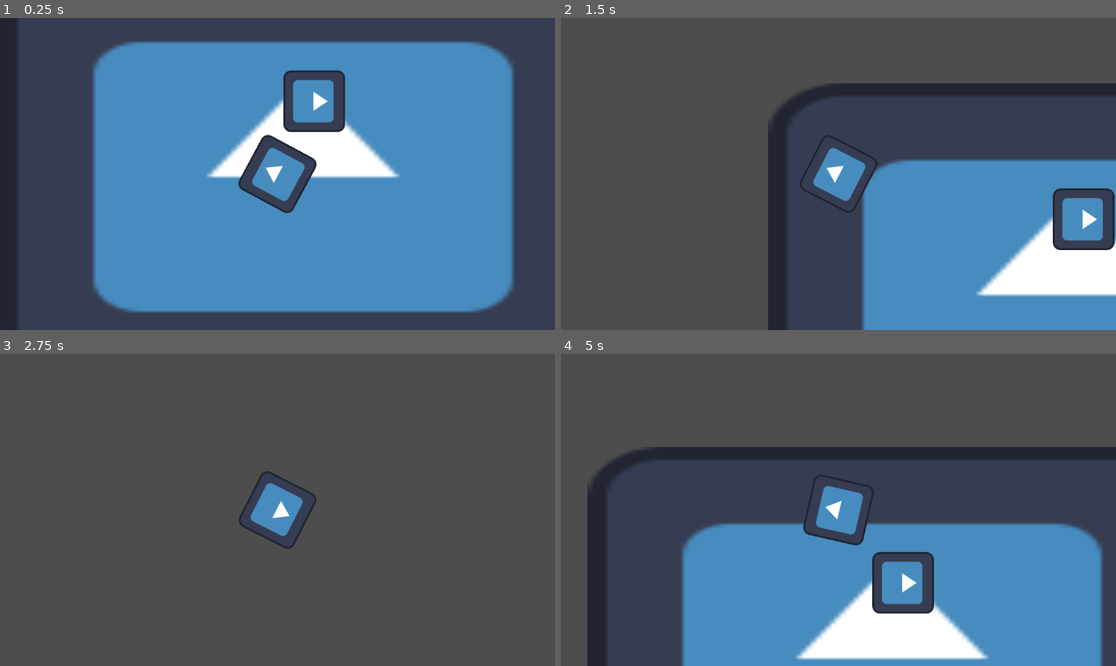
Above: before the commit, frames 1-4 (two rows, left to right).
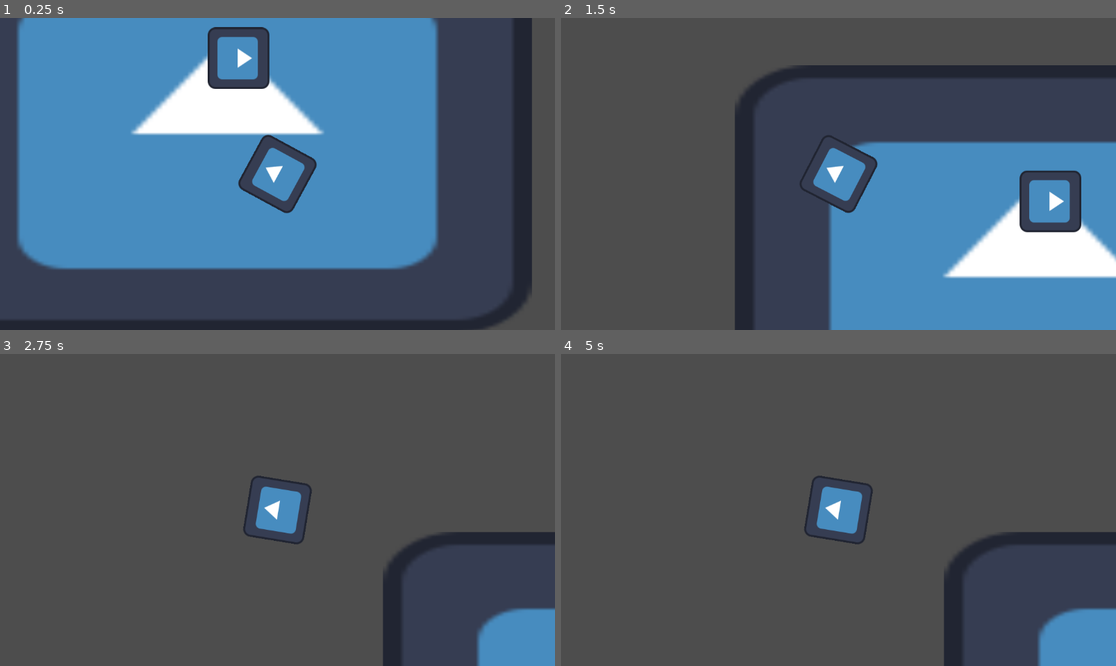
Above: after the commit, the same moments.

Repository: Likvik89/Tower-defence
Game: Godot game, scene res://Scenes/world.tscn
Two runs of this game, one before a commit and one after it. Both use one fixed random seed, a clock stepped at 60 frames per second and the inputs below. The engine's default icon, where the game draws it, is replaced by a stand-in: a white triangle on a blue panel in a dark square.
Inputs:
- Up to frame 1 (0.25 s): no input
- Up to frame 2 (1.5 s): no input
- Up to frame 3 (2.75 s): no input
- Up to frame 4 (5 s): tap Enter at 4.25 s

The runs differ from the first frame. In frame 1, 54% of the frame differs, in the area x 0-96%, y 0-100%; in frame 2, 22%; in frame 3, 6.0%; in frame 4, 39%.

Commit message:
21/11/2023.7:28

Diff:
--- a/Scenes/world.tscn
+++ b/Scenes/world.tscn
@@ -17,11 +17,9 @@
 
 [node name="Checkpoint" type="Node2D" parent="Enemy checkpoints" groups=["enemy chechpoints"]]
 position = Vector2(-102.481, 38.0348)
-scale = Vector2(1, 1)
 
 [node name="Checkpoint2" type="Node2D" parent="Enemy checkpoints" groups=["enemy chechpoints"]]
 position = Vector2(-242.633, 14.9851)
-scale = Vector2(1, 1)
 
 [node name="Tower" parent="." instance=ExtResource("2_0qou7")]
 position = Vector2(765, 365)
--- a/Scripts/enemy.gd
+++ b/Scripts/enemy.gd
@@ -1,20 +1,14 @@
 extends RigidBody2D
 
 
-func _integrate_forces(state):
-
-	var checkpoints = get_tree().get_nodes_in_group("enemy chechpoints")
-	for checkpoint in checkpoints:
-		var checkpointposition = checkpoint.position
-		look_at(checkpointposition)
-		var direction = Vector2(cos(rotation), sin(rotation))
-		self.linear_velocity += (direction*100)
+func movement():
 
 
+	for checkpoint in get_tree().get_nodes_in_group("enemy chechpoints"):
 
+		look_at(checkpoint.position)
+		var direction = Vector2(cos(rotation), sin(rotation))
+		self.position += (direction*4)
 
-		#var checkpoint_direction = (checkpoint.position - position).normalized()
-		#var checkpoint_distance = position.distance_to(checkpoint.position)
-		#var rotation_angle = atan2(checkpoint_direction.y, checkpoint_direction.x)
-		#rotation = rotation_angle
-		#apply_central_impulse(checkpoint_direction*50)
+func _process(enmy):
+	movement()
